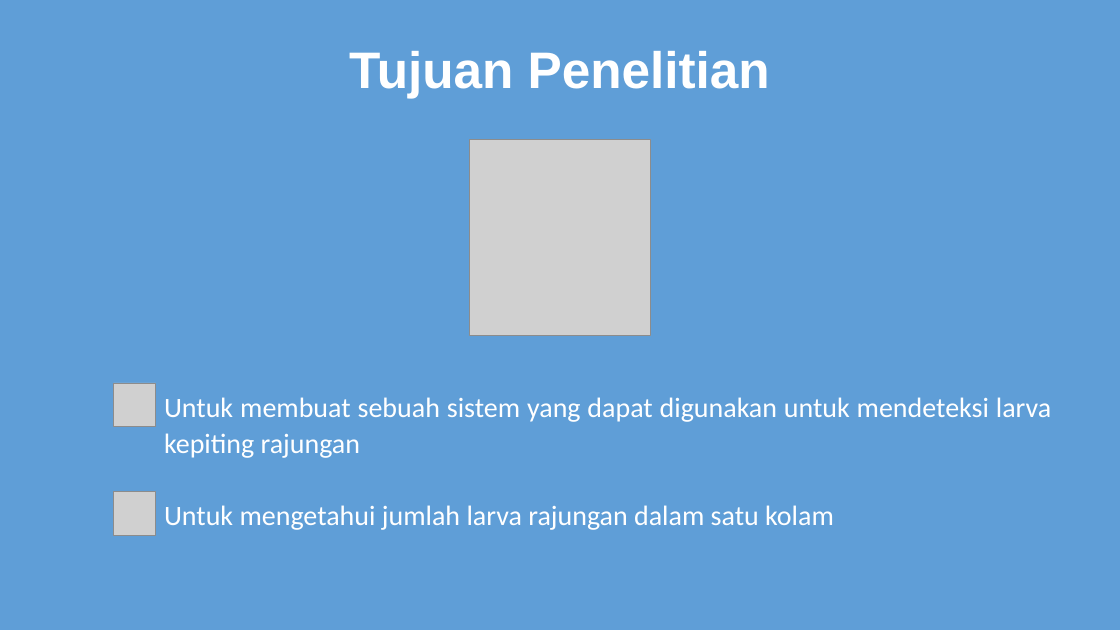
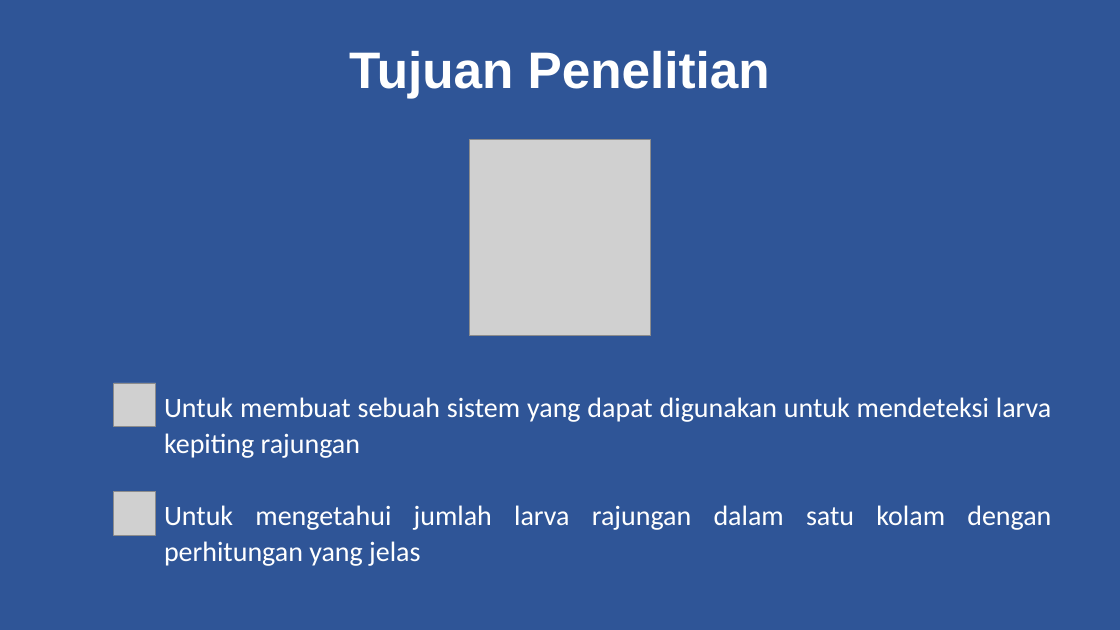
Before and after one commit to MariefW/2.-skripsi, a slide deck: slide 5 of Format Proposal M Arief Wicaksono.pptx. Drawn at 1120x630 pixels with LibreOffice and Linux fonts; fonts in the diff are those of the drawing; grey boxes stand for pictures. Boxes give left, top, right and bottom in pixels: in the first picture for what was removed or moved away, otherwise in the second. Text is boxed around its words. In the diff, an @@ line names an element or a change of style, - is before the commit and + after.

```diff
--- a/Format Proposal M Arief Wicaksono.pptx
+++ b/Format Proposal M Arief Wicaksono.pptx
@@ background #5F9ED7 to #2F5597 @@
@@ text at (x1=164, y1=505, x2=1051, y2=566): text changed @@
-Untuk mengetahui jumlah larva rajungan dalam satu kolam
+Untuk mengetahui jumlah larva rajungan dalam satu kolam dengan perhitungan yang jelas
```
Also in this commit, not shown: 9 other slides changed, 2 slides added, 1 slide removed, 14 other files.
